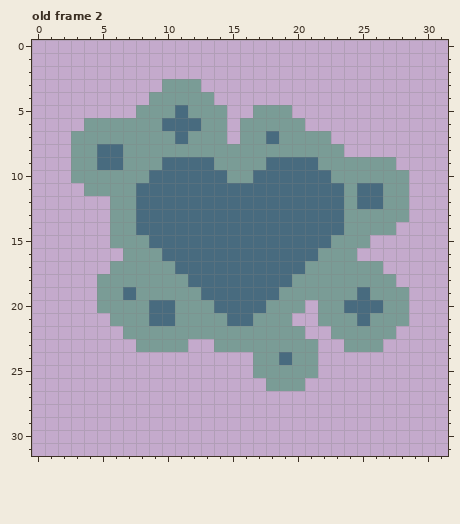
A pixel-art file gets an edit: sprites/summon_cards.aseprite. Above: the version before the commit.
32x32 pixels, 6 frames. Shown: old frame 2. The commit also changed other frames, which this record leaves out.
And afterwards:
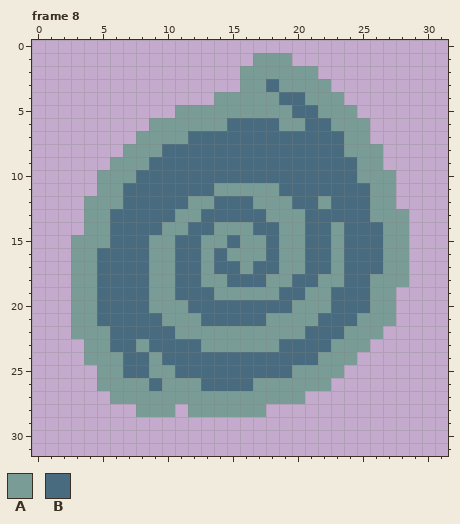
Palette (. is transparent): A #7a9c96  B #486b7f
A new or re-ordered frame is compared with the old frame closest to it.
Edits made:
frames 6 -> 8
Changed rows in their new state; - is an unchanged pixel.
Frame 8 is new; against old frame 2, layers "Layer 5", "Layer 6":
first column x 3:
 1 --------------AAA---------
 2 -------------AAAAAA-------
 3 -------...---AABAAAA------
 4 ------.....AAAAABBAAA-----
 5 -----...A---AA---BBAAA----
 6 -.....-AAA--BBBB--BBAAA---
 7 .....---ABBBBBB-BBBBBAA---
 8 ....---BBBBBBBBBBBBBBAAA--
 9 ...A--B----BBBB----BBB--.-
10 ..---B------BB------BB---.
11 -.--B------AAAAA-----B-A-.
12 -AA-B----AA---AAA--A-B-A-.
13 -AABB---AA-----AAA---BB---
14 -AABB--AA--AAA--AA--ABBB-A
15 AAABBBAA--AA-AA-AA---BBBAA
16 AABBBB-A--A-AAA-AA-B-BBBAA
17 AABBBB----A--A--AABB-BBBAA
18 AABBBB--B-AA---AABB--BB--A
19 AABB-B--BB-AAAAABB--BB---.
20 AABBBBAA-BB----BB-A-B--A-.
21 AABBBB-A--BB--B--AABBBA--.
22 AAABBBBB----------BBB---.-
23 -AABB-BBBBA-----BBBBA--.--
24 -AAABBABBBBBBBBB-BBAAA----
25 --AABBAABBBBBBBBB--AA-----
26 --AAAABAAABBBBA---AA------
27 ---AAAAAAAAAAAAAAA--------
28 -----AAA-AAAAAA-----------
Changed places in both pictures, as pixel boxes (x1, y1, x2, y2):
changed: (71, 53, 409, 417)
